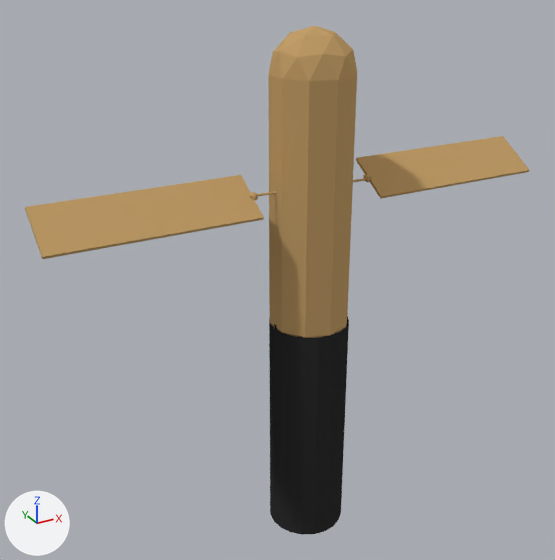
Before and after pictures for a commit that changed the Blender file assets/shroud.blend.
Camera for both pictures: a 50 mm camera at (-9.03, -14.78, 12.61) aimed at (-0.58, 0.57, 4.94). Arrows for +X, +Y and +Z are at lower left; the lights stay in place.

Before the edit, the objects in view are built like this:
```python
mat_material_002 = diffuse_material('Material.002')
mat_material_002.base_color = (0.0296, 0.0296, 0.0296)  # black #303030
me_cylinder_005 = bpy.data.meshes.new('Cylinder.005')
me_cylinder_005.from_pydata(...)  # 348 vertices, 284 faces; spans x -128.0..127.0, y -39.0..1.0, z -4.0..2.0
# faces by material slot: [128, 156]
me_cylinder_005.materials.append(mat_material_002)  # black #303030
me_cylinder_005.materials.append(mat_material_001)  # orange #c29e69
ob_cylinder = bpy.data.objects.new('Cylinder', me_cylinder_005)
ob_cylinder.location = (0.0, 0.93, 2.04)
ob_cylinder.rotation_euler = (0.0, -3.142, 0.0)  # degrees (0, -180, 0)
ob_cylinder.scale = (0.05, 0.05, 2.0)
```
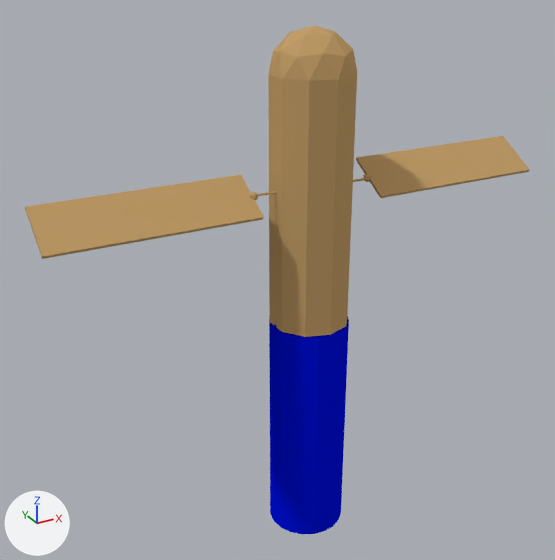
The newer file is also rescaled (x0.187) as a whole; pictures and numbers use the older file's frame.

Boxes (x1, y1, x2, y2) around the edits, measured in the pictures (555 x 560 px):
'Cylinder', recoloured (black to blue)
    both: (41, 27, 527, 535)

The change, as a diff of the scene's bpy script:
```diff
--- a/assets/shroud.blend.py
+++ b/assets/shroud.blend.py
@@ mat_material_002 @@
 mat_material_002 = diffuse_material('Material.002')
-mat_material_002.base_color = (0.0296, 0.0296, 0.0296)  # black #303030
+mat_material_002.base_color = (0.0, 0.00619, 0.736)  # blue #0012df
```
